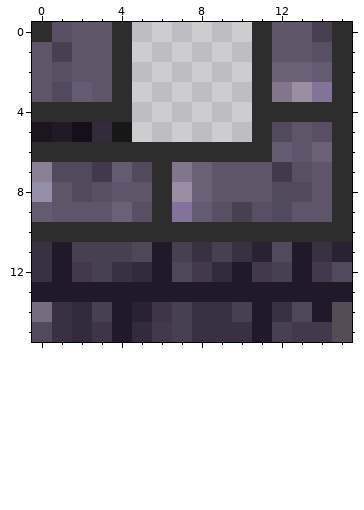
Pixel-art sprite -- dungeon/assets/dungeon/default/wall/wall_inner_corner_bottom_right.png. That is the earlier state.
The file is 16x16 pixels. Colours within 5 levels of each other are drawn and written as one.
Once edited:
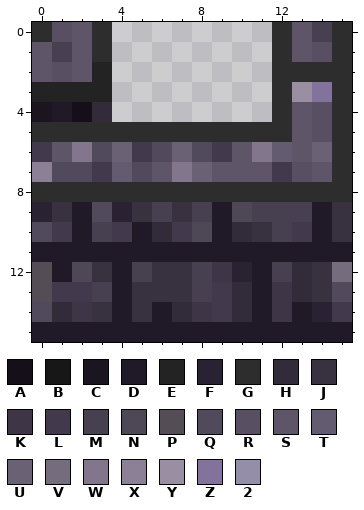
Palette (. is transparent): A #140f19  B #171717  C #1a151f  D #201928  E #232323  F #292232  G #2d2d2d  H #322b3a  J #373140  K #3e3646  L #43394d  M #474050  N #4d4756  P #554d55  Q #51495c  R #584f62  S #5e5568  T #635b6f  U #6a6174  V #756c7e  W #81768b  X #8b8095  Y #9a8fa2  Z #82729c  2 #958ea9
Author's note on the commit: Reduce thickness of rims for inner corners by 1 pixel
Diff:
Changed rows in their new state; - is an unchanged pixel.
first column x 0:
 0 ---G.------.G---
 1 ---G.------.G---
 2 ---E.------.GGG-
 3 EEEE.------.G---
 4 CDAH.------.-SR-
 5 GGGGGGGGGGG-G---
 6 LSWQULQUQLSW----
 7 ------S---------
 8 GGGGGG-GGGGGGGG-
 9 FJDQFJMJMDNMMMDJ
10 QLDMLDHLNDHJMLDJ
11 D-DDDD-DDDDDD-DD
12 P-NJDMJJMKFD-HJV
13 PLLM-JJJMLH-KHJQ
14 QHKJ-JDHKLH-KDFL
15 DDDD-DDDDDD-DDDD
